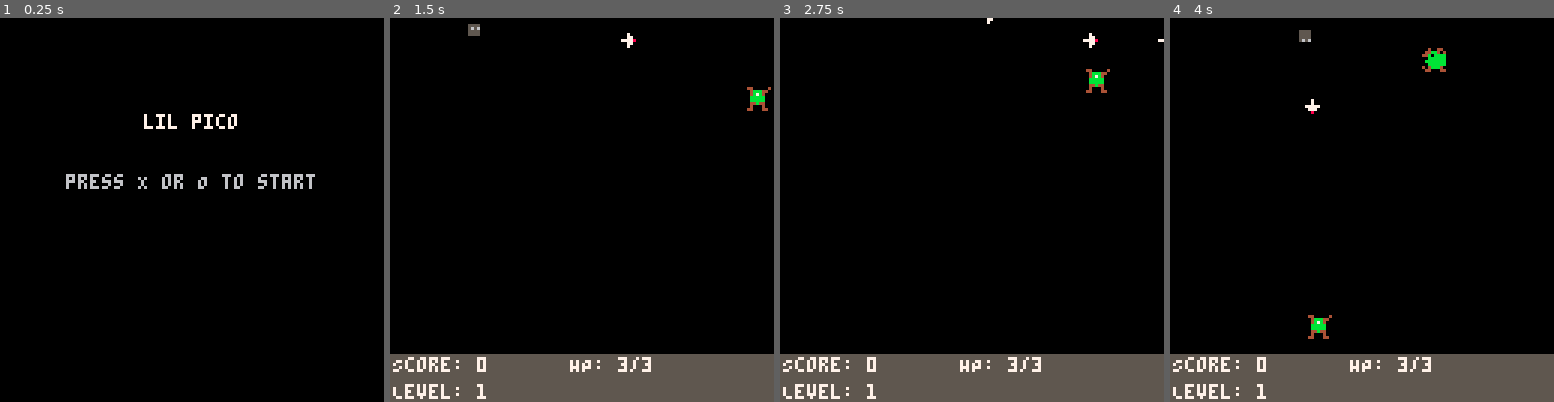
Above: before the commit, frames 1-4 (left to right).
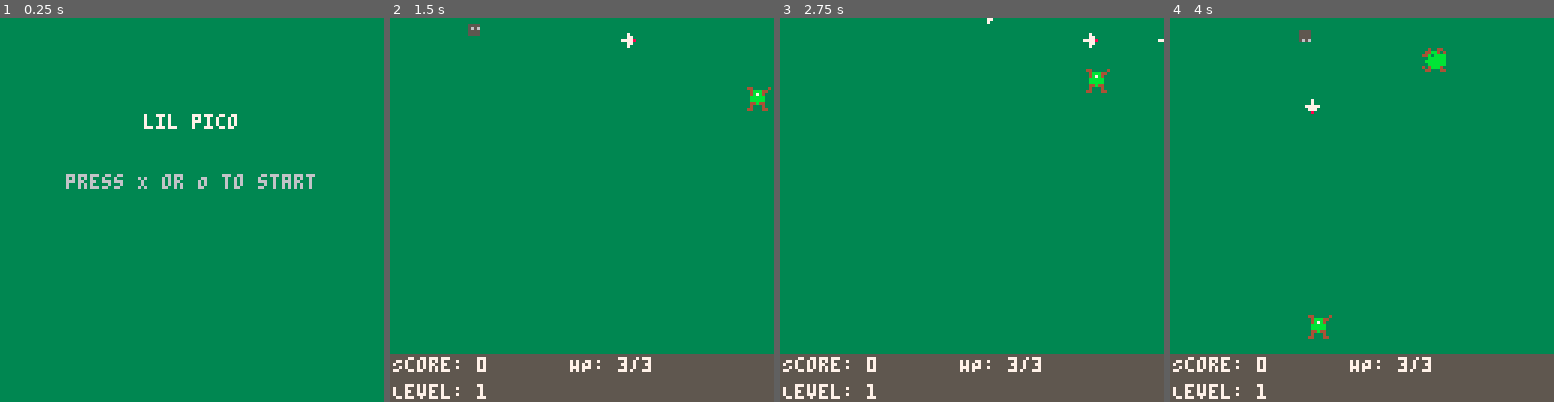
Above: after the commit, the same moments.

Repository: turnercore/lil-pico
Game: PICO-8 cartridge lil-pico.p8
The game is run twice, just before and just after one commit, with the same random seed, the same clock (stepped at 60 frames per second) and the same inputs.
Inputs:
- Up to frame 1 (0.25 s): no input
- Up to frame 2 (1.5 s): tap X (X key) at 0.33, 1.07 s; tap O (Z key) at 0.7 s
- Up to frame 3 (2.75 s): hold Right 1.6-2.1 s; tap O (Z key) at 1.7, 2.1, 2.5 s; tap X (X key) at 1.85 s; hold Up 2.15-2.42 s; hold Right from 2.47 s (still down)
- Up to frame 4 (4 s): tap O (Z key) at 2.9, 3.3, 3.7 s; tap X (X key) at 2.97 s; release Right at 3.03 s; hold Left 3.08-3.58 s; hold Down 3.63-3.97 s

The runs differ from the first frame. In frame 1, 99% of the frame differs, in the area x 0-100%, y 0-100%; in frame 2, 87%; in frame 3, 87%; in frame 4, 87%.

Commit message:
Enhance enemy wave definitions and pickup mechanics; add background color and sound effects for upgrades

Diff:
--- a/enemies.lua
+++ b/enemies.lua
@@ -78,7 +78,8 @@
   [1] = {
     wave = { { kind = "basic", weight = 1 } },
     spawn_min = 30,
-    spawn_max = 90
+    spawn_max = 90,
+    bg_color = 3
   },
   [2] = {
     wave = {
@@ -134,13 +135,15 @@
     anim_rate = 8,
     heal = 1,
     score = 25,
-    t = 120
+    t = 120,
+    sfx = SFX_PICKUP_HEALTH
   },
   coin = {
     frames = { 66, 67, 68, 69 },
     anim_rate = 6,
     t = 360,
-    score = 100
+    score = 100,
+    sfx = SFX_PICKUP_COIN
   }
 }
 
--- a/state.lua
+++ b/state.lua
@@ -267,7 +267,11 @@
     game_state.current_wave = wave
     game_state.spawn_min = wave_def.spawn_min
     game_state.spawn_max = wave_def.spawn_max
-    game_state.bg_color = wave_def.bg_color or 0
+    if wave_def.bg_color ~= nil then
+      game_state.bg_color = wave_def.bg_color
+    elseif wave_def.wave_bg_color ~= nil then
+      game_state.bg_color = wave_def.wave_bg_color
+    end
     game_state.enemy_spawn_t = 0
     if wave_def.all_at_once and (wave_def.all_at_once_amount or 0) > 0 then
       game_state.spawn_enabled = false
@@ -278,7 +282,6 @@
   else
     game_state.spawn_min = nil
     game_state.spawn_max = nil
-    game_state.bg_color = 0
     game_state.spawn_enabled = true
   end
 
@@ -287,11 +290,11 @@
 
 function init_upgrades()
   upgrade_defs = {
-    { id = "hp", title = "+hp", desc = "hp max +1, heal 1", apply = apply_upgrade_hp },
-    { id = "speed", title = "+speed", desc = "move a bit faster", apply = apply_upgrade_speed },
-    { id = "damage", title = "+damage", desc = "projectiles +1 dmg", apply = apply_upgrade_damage },
-    { id = "proj_speed", title = "+proj speed", desc = "shots fly faster", apply = apply_upgrade_proj_speed },
-    { id = "fire_rate", title = "+fire rate", desc = "shoot cooldown down", apply = apply_upgrade_fire_rate }
+    { id = "hp", title = "+hp", desc = "hp max +1, heal 1", apply = apply_upgrade_hp, sfx = SFX_UPGRADE_PICK },
+    { id = "speed", title = "+speed", desc = "move a bit faster", apply = apply_upgrade_speed, sfx = SFX_UPGRADE_PICK },
+    { id = "damage", title = "+damage", desc = "projectiles +1 dmg", apply = apply_upgrade_damage, sfx = SFX_UPGRADE_PICK },
+    { id = "proj_speed", title = "+proj speed", desc = "shots fly faster", apply = apply_upgrade_proj_speed, sfx = SFX_UPGRADE_PICK },
+    { id = "fire_rate", title = "+fire rate", desc = "shoot cooldown down", apply = apply_upgrade_fire_rate, sfx = SFX_UPGRADE_PICK }
   }
 end
 
@@ -346,10 +349,18 @@
     sfx(SFX_SHOOT)
   elseif btnp(5) then
     local pick = game_state.upgrade_choices[game_state.upgrade_index]
-    if pick and pick.apply then
-      pick.apply()
-    end
-    sfx(SFX_UPGRADE_PICK)
+    if pick then
+      if pick.apply then
+        pick.apply()
+      end
+      local sfx_id = pick.sfx
+      if sfx_id == nil then
+        sfx_id = SFX_UPGRADE_PICK
+      end
+      if sfx_id ~= nil then
+        sfx(sfx_id)
+      end
+    end
     game_state.upgrade_choices = {}
     game_state.upgrade_index = 1
     set_app_state(GS_GAMEPLAY)
